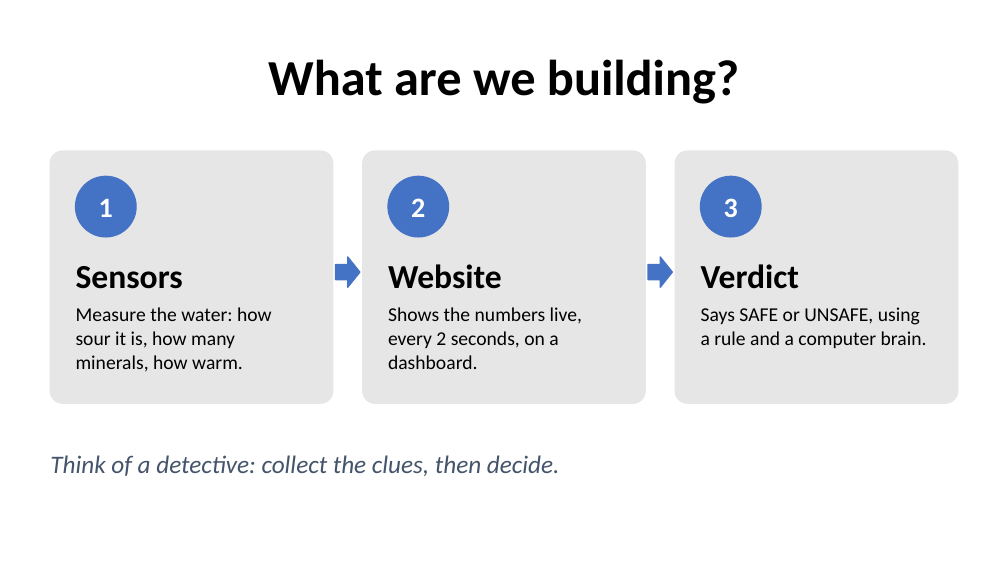
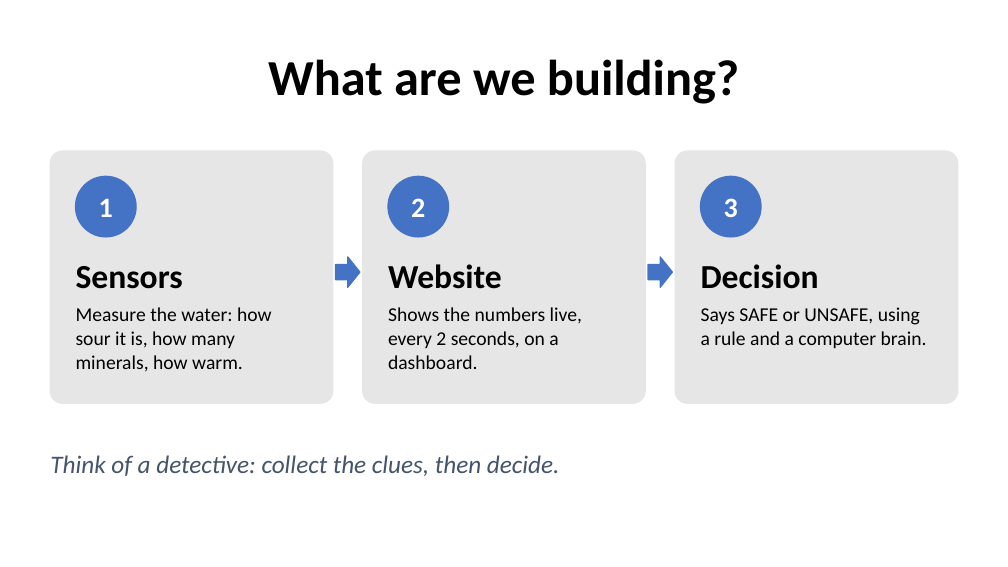
Before and after one commit to sammysudo/AquaCode-Live-Site-Dashboard, a slide deck: slide 2 of Web Dev AquaCode-full-slides-fixed.pptx. Drawn at 1008x567 pixels with LibreOffice and Linux fonts; fonts in the diff are those of the drawing. Boxes give left, top, right and bottom in pixels: in the first picture for what was removed or moved away, otherwise in the second. Text is boxed around its words. In the diff, an @@ line names an element or a change of style, - is before the commit and + after.

```diff
--- a/Web Dev AquaCode-full-slides-fixed.pptx
+++ b/Web Dev AquaCode-full-slides-fixed.pptx
@@ text at <box>701,264,819,289</box>: text changed @@
-Verdict
+Decision
```
Also in this commit, not shown: 7 other slides changed, 1 slide added, 8 other files.
